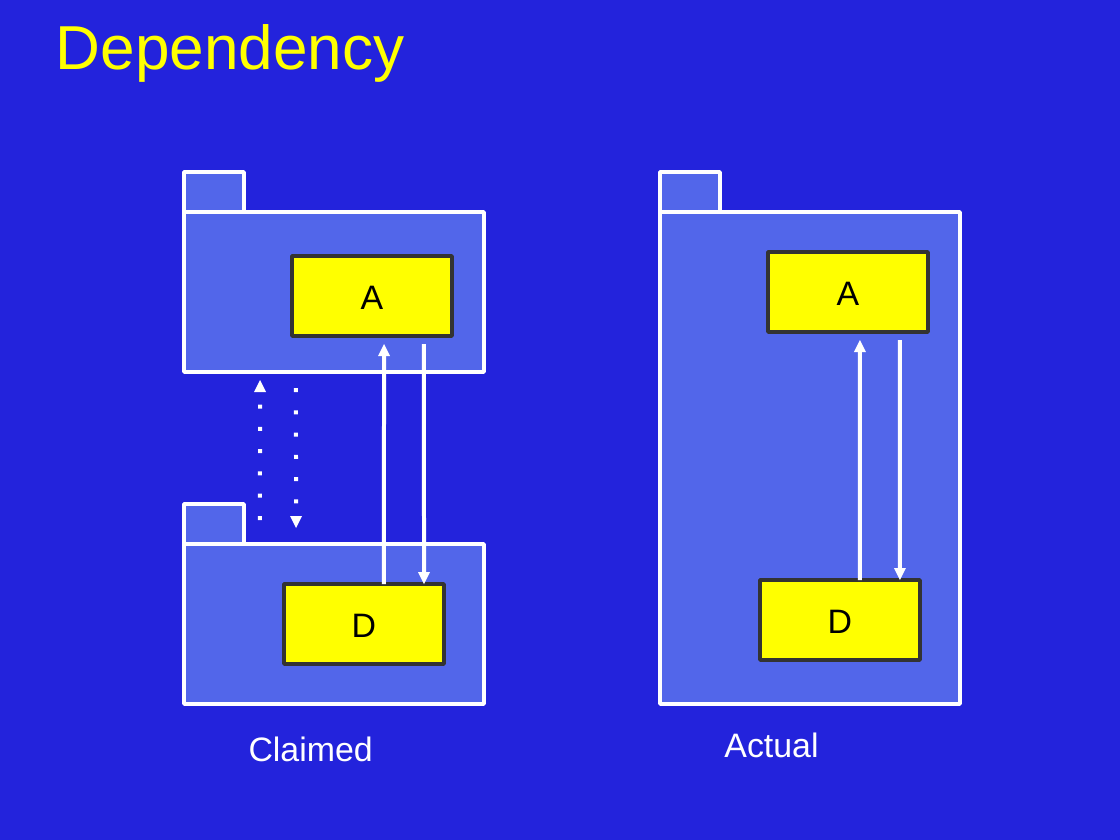
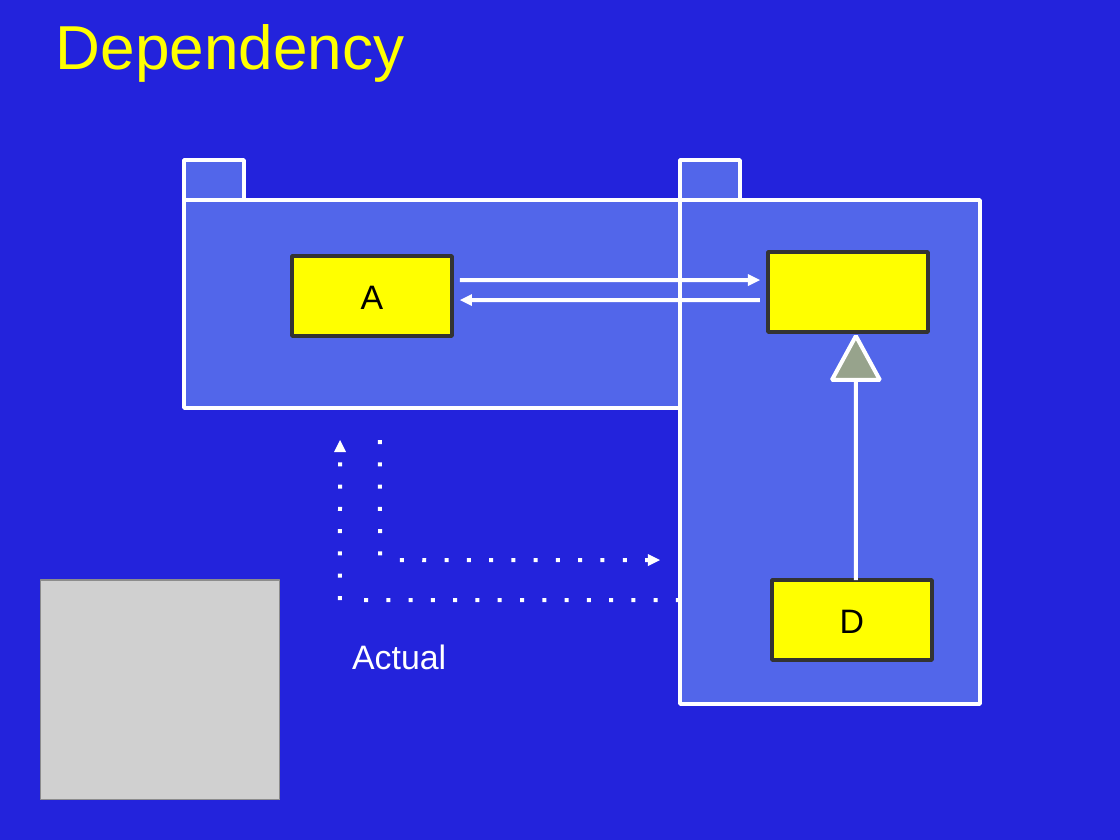
Before and after one commit to JonJagger/two-day-courses, a slide deck: slide 15 of cppf/08_Object_Oriented_Programming.odp (slide 11 before the commit). Drawn at 1120x840 pixels with LibreOffice and Linux fonts; fonts in the diff are those of the drawing; grey boxes stand for pictures. Boxes give left, top, right and bottom in pixels: in the first picture for what was removed or moved away, otherwise in the second. Text is boxed around its words. In the diff, an @@ line names an element or a change of style, - is before the commit and + after.

```diff
--- a/cppf/08_Object_Oriented_Programming.odp
+++ b/cppf/08_Object_Oriented_Programming.odp
@@ rectangle: place and size @@
-rectangle at bbox=[184, 172, 244, 211]
+rectangle at bbox=[184, 160, 244, 199]
@@ rectangle: place and size @@
-rectangle at bbox=[661, 172, 721, 211]
+rectangle at bbox=[680, 160, 740, 199]
@@ rectangle: place and size @@
-rectangle at bbox=[184, 212, 484, 372]
+rectangle at bbox=[184, 200, 680, 409]
@@ rectangle: place and size @@
-rectangle at bbox=[661, 212, 960, 704]
+rectangle at bbox=[680, 200, 980, 704]
@@ arrow added from (460, 281) to (760, 281), #FFFFFF 2.83 pt @@
@@ text in rectangle at bbox=[837, 281, 860, 305]: text removed @@
-A
@@ arrow added from (760, 300) to (460, 300), #FFFFFF 2.83 pt @@
@@ arrow removed from (424, 345) to (424, 584) @@
@@ triangle added at bbox=[832, 336, 880, 380], fill #FFFF00 at 40% opacity, outline #FFFFFF 2.83 pt @@
@@ arrow removed from (900, 340) to (900, 580) @@
@@ arrow removed from (260, 520) to (260, 380) @@
@@ arrow moved from (860, 580) - (860, 340) to (857, 380) - (857, 580) @@
@@ arrow (857, 380) - (857, 580): arrow to line @@
@@ arrow moved from (296, 388) - (296, 528) to (340, 601) - (340, 440) @@
@@ arrow moved from (384, 584) - (384, 345) to (380, 440) - (380, 560) @@
@@ arrow (380, 440) - (380, 560): arrow to line @@
@@ rectangle removed at bbox=[184, 504, 244, 544] @@
@@ rectangle removed at bbox=[184, 544, 484, 703] @@
@@ arrow added from (400, 560) to (661, 560), #FFFFFF 2.83 pt @@
@@ picture added at bbox=[41, 580, 281, 801] @@
@@ rectangle removed at bbox=[285, 584, 444, 665] @@
-D
@@ rectangle "D": place and size @@
-rectangle "D" at bbox=[760, 580, 920, 661]
+rectangle "D" at bbox=[772, 580, 932, 661]
@@ line added from (680, 601) to (360, 601), #FFFFFF 2.83 pt @@
@@ text "Actual": place and size @@
-text "Actual" at bbox=[724, 732, 818, 758]
+text "Actual" at bbox=[352, 644, 446, 670]
@@ text removed at bbox=[249, 736, 373, 762] @@
-Claimed
```
Also in this commit, not shown: 5 other slides changed, 4 slides added.
